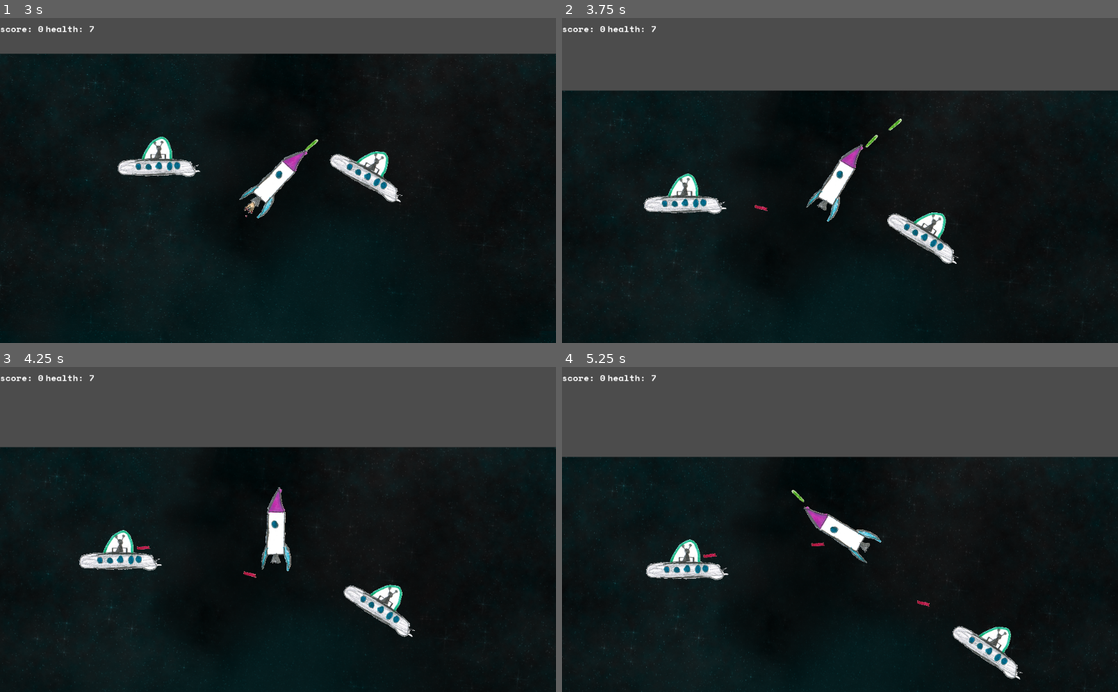
Above: before the commit, frames 1-4 (two rows, left to right).
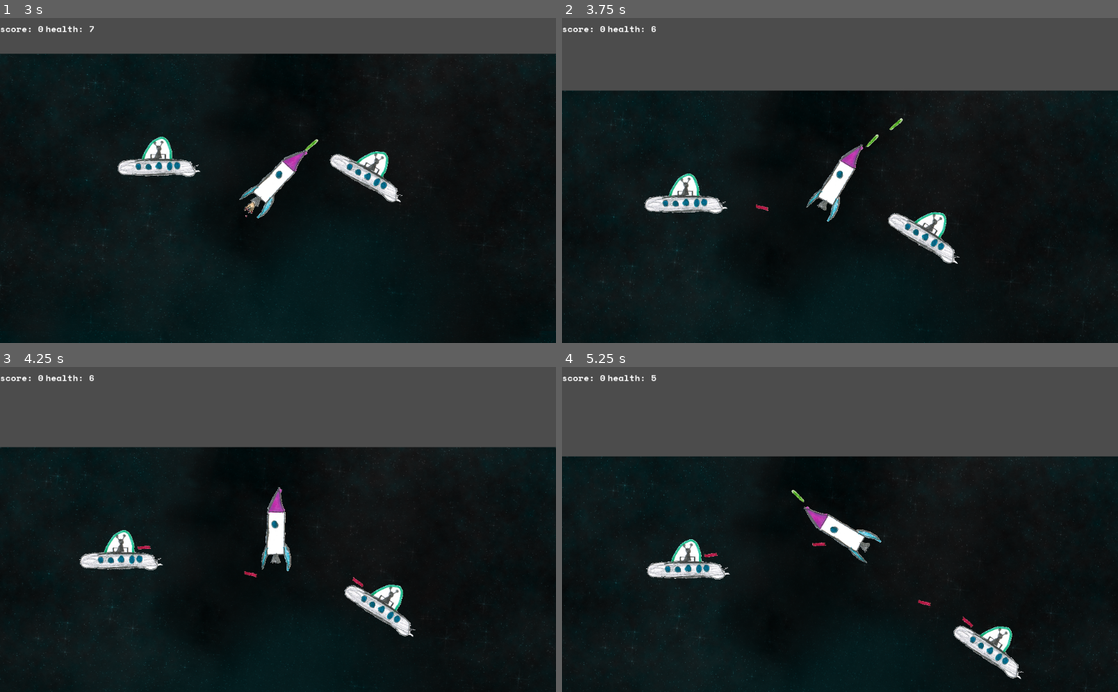
Above: after the commit, the same moments.

Repository: the-g-force/FamJam-April2020
Game: Godot game, scene res://src/Level.tscn
Two runs of this game, one before a commit and one after it. Both use one fixed random seed, a clock stepped at 60 frames per second and the inputs below. Sound files missing from this copy of the repository are replaced by a short silence.
Inputs:
- Up to frame 1 (3 s): hold Right (TurnRight) 0.53-1.28 s; tap Space (Fire) every 0.75 s from 0.6 to 2.85 s; hold Left (TurnLeft) 1.28-2.03 s; hold Right (TurnRight) 2.03-2.78 s; hold Up (Thrust) from 2.78 s (still down)
- Up to frame 2 (3.75 s): release Up (Thrust) at 3.53 s; hold Left (TurnLeft) from 3.53 s (still down); tap Space (Fire) at 3.6 s
- Up to frame 3 (4.25 s): keep holding Left (TurnLeft)
- Up to frame 4 (5.25 s): keep holding Left (TurnLeft); tap Space (Fire) at 4.35, 5.1 s

Frame 1 is identical in both runs. In frame 2, 1.1% of the frame differs, in the area x 0-100%, y 2-100%; in frame 3, 1.1%; in frame 4, 1.5%.

Commit message:
Make alien bullets not follow the path

Diff:
--- a/project/src/UFO.gd
+++ b/project/src/UFO.gd
@@ -34,7 +34,7 @@
 		bullet.position = get_global_transform().origin
 		var trajectory : Vector2 = _target.get_global_transform().get_origin() - get_global_transform().origin
 		bullet.forward_vector = trajectory.normalized()
-		get_parent().add_child(bullet)
+		get_tree().get_root().add_child(bullet)
 		$ShootSound.play()
 		_can_shoot = false
 		$ShootingCooldown.start(shoot_delay)
